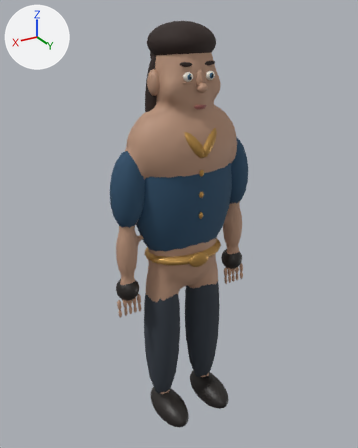
A saved change to the glTF model SYSTEM-WORLD/assets/characters/SYSTEM_Humanoid_Female.glb.
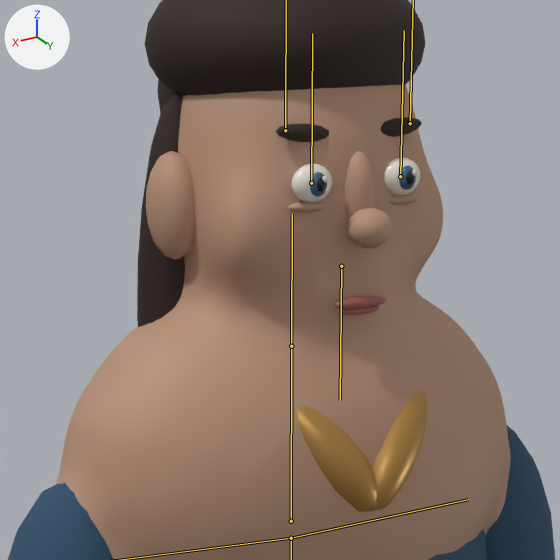
Each version appears first whole from a 50 mm lens placed at (1.166, 1.907, 2.088), pointed at (0.007, -0.025, 1.122), and next in a close-up on the part from 31% to 70% of the width and 7% to 38% of the height. Lighting does not change. The marker at upper left points along +X, +Y and +Z. The first two pictures are the older version. The bones that change, and the others that lie on the model, are drawn over the model as lines in the close-ups.

Names of what the first close-up shows: 'SYSTEM_Humanoid_Female_Body', 'SYSTEM_Humanoid_Female_BrowLeft', 'SYSTEM_Humanoid_Female_BrowRight', 'SYSTEM_Humanoid_Female_EyeLeft', 'SYSTEM_Humanoid_Female_EyeRight', 'SYSTEM_Humanoid_Female_FaceSkin', 'SYSTEM_Humanoid_Female_Hair', 'SYSTEM_Humanoid_Female_Iris.002', 'SYSTEM_Humanoid_Female_Jacket.001', 'SYSTEM_Humanoid_Female_Mouth', 'SYSTEM_Humanoid_Female_Pupils', 'SYSTEM_Humanoid_Female_Trim'.
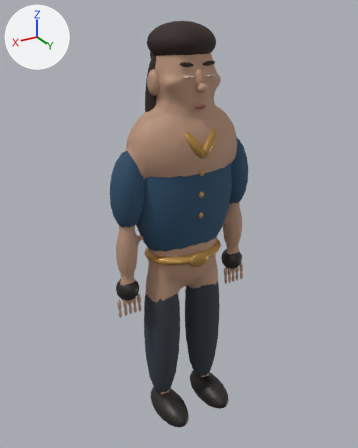
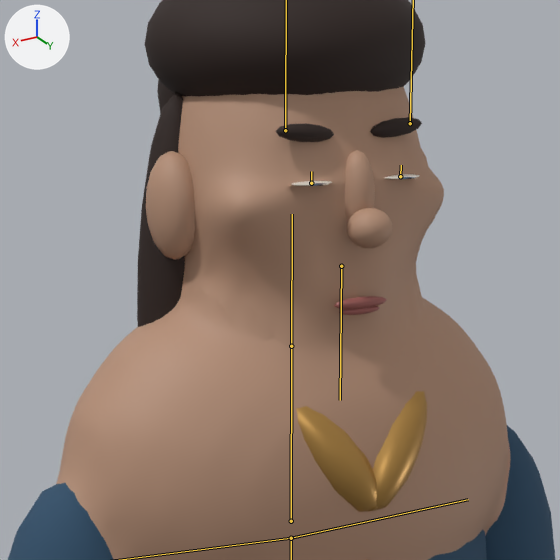
The newer file adds an action. The first version stands in its rest pose; the second is drawn at frame 24 of the action 'Facial_Blink'.

What differs and where, as boxes (x1, y1, x2, y2) in the close-ups (560 x 560 px):
'SYSTEM_Humanoid_Female_Body', posed: before (56, 84, 511, 560); after (56, 87, 511, 560)
'SYSTEM_Humanoid_Female_EyeRight', posed (88% shorter): before (288, 164, 332, 212); after (289, 181, 332, 186)
'SYSTEM_Humanoid_Female_EyeLeft', posed: before (384, 157, 420, 205); after (384, 174, 420, 180)
bone 'eye.L', root to tip: before (400, 176) to (404, 30); after (400, 176) to (401, 165)
bone 'eye.R', root to tip: before (311, 183) to (312, 33); after (311, 183) to (311, 171)

Patch to the scene script:
```diff
--- a/SYSTEM-WORLD/assets/characters/SYSTEM_Humanoid_Female.glb.py
+++ b/SYSTEM-WORLD/assets/characters/SYSTEM_Humanoid_Female.glb.py
@@ bone_eye_l @@
 bone_eye_l = bpy.data.objects['SYSTEM_Humanoid_Female_Rig'].pose.bones['eye.L']  # child of 'head'
-bone_eye_l.scale = (1.0, 1.0, 1.0)
+bone_eye_l.scale = (1.0, 0.08, 1.0)
@@ bone_eye_r @@
 bone_eye_r = bpy.data.objects['SYSTEM_Humanoid_Female_Rig'].pose.bones['eye.R']  # child of 'head'
-bone_eye_r.scale = (1.0, 1.0, 1.0)
+bone_eye_r.scale = (1.0, 0.08, 1.0)
```
